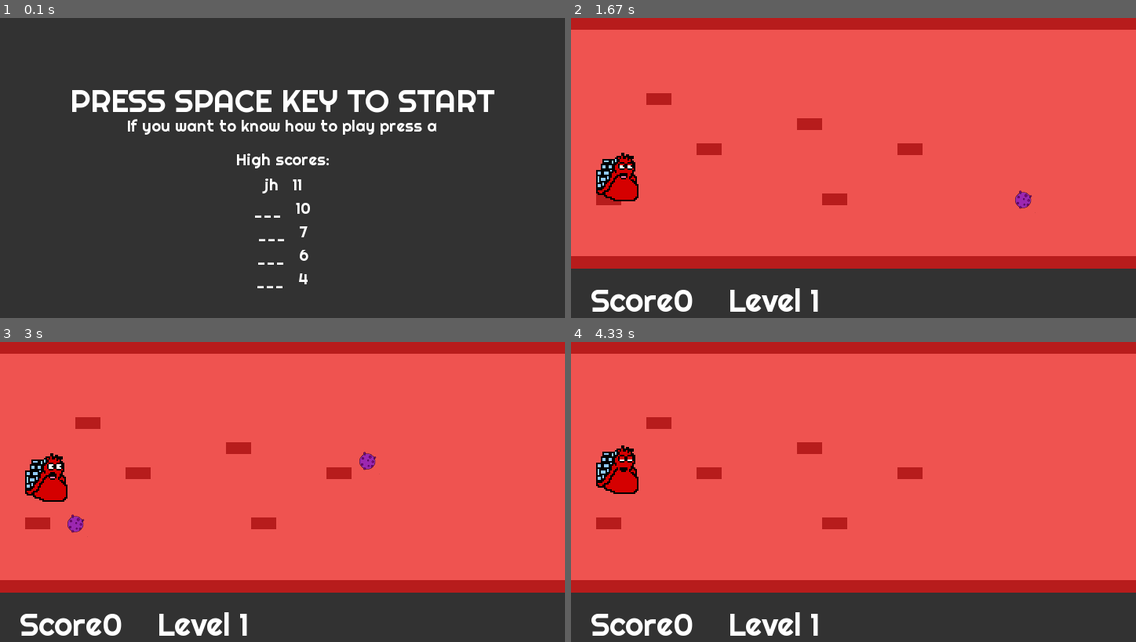
Above: before the commit, frames 1-4 (two rows, left to right).
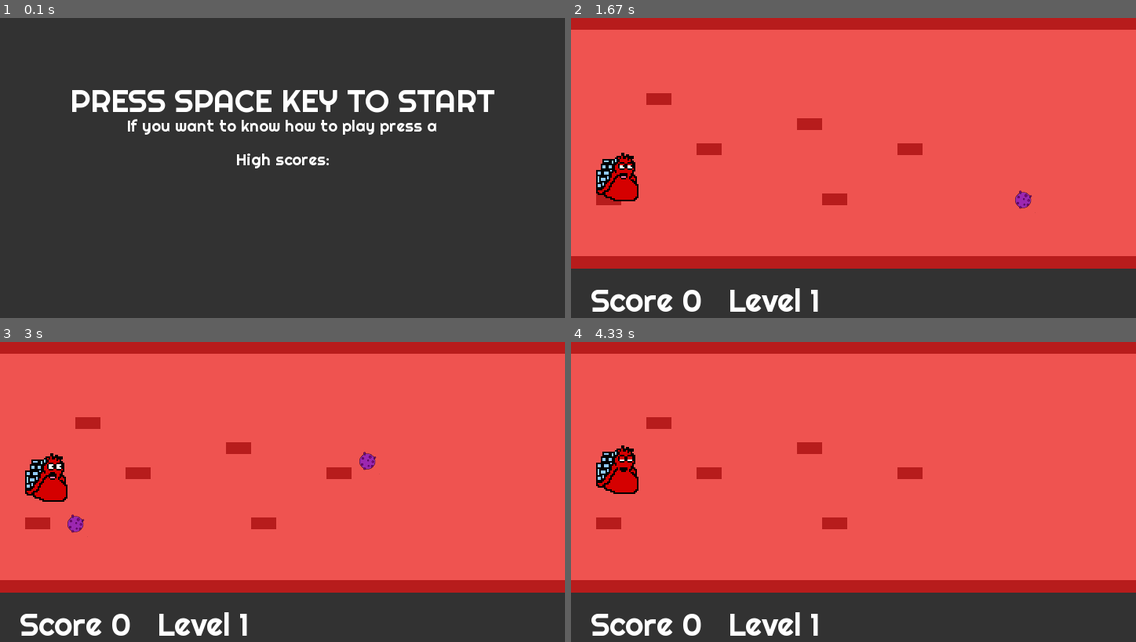
Above: after the commit, the same moments.

Repository: Moks8/pygame_virus
Game: pygame game, started from main.py
Two runs of this game, one before a commit and one after it. Both use one fixed random seed, a clock stepped at 60 frames per second and the inputs below.
Inputs:
- Up to frame 1 (0.1 s): no input
- Up to frame 2 (1.67 s): tap Space at 0.33 s; hold Down 1.17-1.63 s
- Up to frame 3 (3 s): hold Up 1.67-2.03 s; hold Down 2.07-2.43 s; hold Up 2.47-2.77 s; hold Down from 2.8 s (still down)
- Up to frame 4 (4.33 s): release Down at 3.1 s; tap Space at 3.13 s; hold Space 3.47-3.83 s; hold Up 3.47-3.83 s; hold Up 3.87-4.23 s; hold Down from 4.27 s (still down)

The runs differ from the first frame. In frame 1, 0.3% of the frame differs, in the area x 45-55%, y 53-91%; in frame 2, 0.2%; in frame 3, 0.2%; in frame 4, 0.2%.

Commit message:
Add winner

Diff:
--- a/main.py
+++ b/main.py
@@ -11,6 +11,7 @@
 
 class Game:
     game_over = False
+    winner = True
     score = 0
     current_scene = 0
     scene = None
@@ -38,8 +39,9 @@
 
         self.scores_db = CvScores()
 
+        self.game_over_sound = pg.mixer.Sound("./resources/sounds/gameover.wav")
 
-        self.game_over_sound = pg.mixer.Sound("./resources/sounds/gameover.wav")
+        self.winner_sound = pg.mixer.Sound("./resources/sounds/winner.wav")
 
         pg.mixer.music.load("./resources/sounds/resources_8-bit-Coffin-Dance-_from-Astronomia_-_1_.wav")
 
@@ -47,7 +49,16 @@
         self.start_game()
 
     def on_loop (self):
-        if self.game_over:
+        if self.winner:
+            self.scene.on_loop()
+            if self.scene.has_hero:
+                self.scene.repaint_rect(self.hero.rect)
+            self.hero.move_final()
+            self.marcador = self.font.render("Score " + str(self.score), True, WHITE)
+            self.txt_level = self.font.render("ENTER YOUR NAME: " + str(self.hero_name), True, WHITE)
+            pg.mixer.music.stop()
+            self.winner_sound.play(0)
+        elif self.game_over:
             if self.score > 0:
                 self.txt_level = self.font.render("ENTER YOUR NAME: " + str(self.hero_name), True, WHITE)
                 pg.mixer.music.stop()
@@ -56,14 +67,13 @@
                 self.txt_level = self.font.render("ZERO POINTS LOOSER!", True, WHITE)
                 pg.mixer.music.stop()
                 self.game_over_sound.play(0)
-
         else:
             self.score += self.scene.on_loop()
 
             if self.scene.has_hero:
                 self.scene.repaint_rect(self.hero.rect)
             self.hero.move()
-            self.marcador = self.font.render("Score" + str(self.score), True, WHITE)
+            self.marcador = self.font.render("Score " + str(self.score), True, WHITE)
 
             if self.current_scene == len(self.scenes) -1:
                 self.txt_level = self.font.render("THE END", True, WHITE)
@@ -74,7 +84,13 @@
                     self.game_over = True
 
     def on_render(self):
-        if self.game_over:
+        if self.winner:
+            self.scene.on_render(self.pantalla)
+            self.sprites.draw(self.pantalla)
+            self.pantalla.fill(BACKGROUND,MARCADOR_RECT)
+            self.pantalla.blit(self.marcador,MARCADOR_POS)
+            self.pantalla.blit(self.txt_level, LEVEL_POS)
+        elif self.game_over:
             self.pantalla.blit(self.game_over_image,(SCREEN_WIDTH / 2 - self.game_over_image.get_rect().width /2, SCREEN_HEIGHT / 2 - self.game_over_image.get_rect().height / 2))
             self.pantalla.fill(BACKGROUND,MARCADOR_RECT)
             self.pantalla.blit(self.marcador,MARCADOR_POS)
@@ -91,29 +107,36 @@
         pg.display.flip()
 
     def on_event(self,event):
-        if self.game_over:
+        if self.winner:
+            self.scene.on_event(event)
             if event.type == KEYDOWN:
                 if event.key == K_SPACE:
                     self.game_over = False
                     self.must_restart_game = True
                 if len(self.hero_name) < 3 and event.key in range(48, 123):
                     self.hero_name += chr(event.key)
-
+        elif self.game_over:
+            if event.type == KEYDOWN:
+                if event.key == K_SPACE:
+                    self.game_over = False
+                    self.must_restart_game = True
+                if len(self.hero_name) < 3 and event.key in range(48, 123):
+                    self.hero_name += chr(event.key)
         else:
             if self.scene.has_hero:
                 self.hero.on_event(event)
             self.scene.on_event(event)
 
+
     def start_game(self):
         pg.mixer.music.play(-1)
+        self.winner = False
         self.hero_name = ""
+        self.hero.rect.topleft = (32,32)
         self.current_scene = 0
         self.scenes = []
         self.scenes = [Intro(),
                        Level1(),
-                       Level2(),
-                       Level3(),
-                       Level4(),
                        Final()]
         self.scene = self.scenes[self.current_scene]
         self.scene.set_scores(self.scores_db.get_scores(5))
@@ -138,13 +161,10 @@
 
                 self.on_event(event)
 
-
-
             # Wait until user press space
             if self.must_restart_game:
                 self.restart_game()
                 continue
-
 
             self.on_loop()
             self.on_render()
@@ -159,6 +179,8 @@
                     self.restart_game()
                 else:
                     self.scene = self.scenes[self.current_scene]
+                    if self.current_scene + 1 == len(self.scenes):
+                        self.winner = True
 
     def quit (self):
         self.scores_db.quit()
--- a/scenes.py
+++ b/scenes.py
@@ -125,11 +125,6 @@
                 self.show_story = True
 
 
-
-
-
-
-
 class Level(Scene):
     def __init__(self):
         super().__init__()
@@ -197,9 +192,6 @@
         pg.sprite.LayeredDirty.draw(self, surface)
         self.virus.draw(surface)
 
-
-
-
 class Level1(Level):
     def __init__(self):
         super().__init__()
@@ -270,7 +262,6 @@
                        15,
                        5)
 
-
 class Level4(Level):
     def __init__(self):
         super().__init__()
@@ -300,7 +291,6 @@
         self.lungsprite = pg.sprite.Group()
         self.lungsprite.add(self.lung)
 
-
         data = [[1,1,1,1,1,1,1,1,1,1,1,1,1,1,1,1,1,1,1,1,1,1,1,1,1,1,1,1,1,1,1,1,1,1,1,1,1,1,1,1],
                 [0,0,0,0,0,0,0,0,0,0,0,0,0,0,0,0,0,0,0,0,0,0,0,0,0,0,0,0,0,0,0,0,0,0,0,0,0,0,0,0],
                 [0,0,0,0,0,0,0,0,0,0,0,0,0,0,0,0,0,0,0,0,0,0,0,0,0,0,0,0,0,0,0,0,0,0,0,0,0,0,0,0],
@@ -329,8 +319,6 @@
     def on_loop(self):
         self.repaint_rect(self.lung.rect)
 
-
         if self.lung.rect.x > SCREEN_WIDTH//2 - self.lung.rect.width // 2:
             self.lung.move(3)
-
         return 0
--- a/sprites.py
+++ b/sprites.py
@@ -10,6 +10,7 @@
         self.image = pg.Surface((64,64))
         self.rect = self.image.get_rect()
         self.images = self.loadImages()
+        self.imagesw = self.loadImagesW()
         self.image_act=0
 
         self.rect.topleft = (32,32)
@@ -34,6 +35,12 @@
             images.append(image)
         return images
 
+    def loadImagesW(self):
+        images = []
+        for i in range (7):
+            image = pg.image.load("./resources/winner/winner{}.png".format(i))
+            images.append(image)
+        return images
 
 
     def move (self):
@@ -44,6 +51,20 @@
         if self.image_act >= self.num_sprites:
             self.image_act = 0
         self.image = self.images[self.image_act]
+
+    def move_final (self):
+        if self.rect.centery < 190:
+            self.rect.centery += 2
+        elif self.rect.centery > 200:
+            self.rect.centery -= 2
+
+        if self.rect.centerx < 350:
+            self.rect.centerx += 5
+
+        self.image_act += 1
+        if self.image_act >= 7:
+            self.image_act = 0
+        self.image = self.imagesw[self.image_act]
 
 
 
@@ -72,33 +93,11 @@
         self.lung = pg.Surface((300,300))
         self.image = pg.image.load("./resources/lungs.png")
         self.rect = self.image.get_rect()
-        self.rect.topleft = (720-64,50)
+        self.rect.topleft = (720-64,30)
         self.dirty = 1
 
     def move (self,vel):
         self.rect.centerx -= vel
 
-class Winner(pg.sprite.DirtySprite):
-    num_sprites = 8
-    def __init__(self):
-        pg.sprite.DirtySprite.__init__(self)
-        self.image = pg.Surface((64,64))
-        self.rect = self.image.get_rect()
-        self.images = self.loadImages()
-        self.image_act=0
-
-        self.rect.topleft = (32,32)
-        self.hero_move = 0
-        self.dirty = 1
-
-    def loadImages(self):
-        images = []
-        for i in range (self.num_sprites):
-            image = pg.image.load("./resources/winner/winner{}.png".format(i))
-            images.append(image)
-        return images
-
-
-
 if __name__ == "__main__":
     game = Game()
Binary file removed: covid-scores.db
Not shown, changed: .gitignore
Not shown, removed: resources/sounds/sfx-explosion-14.wav
Not shown, changed: resources/sounds/winner.wav
